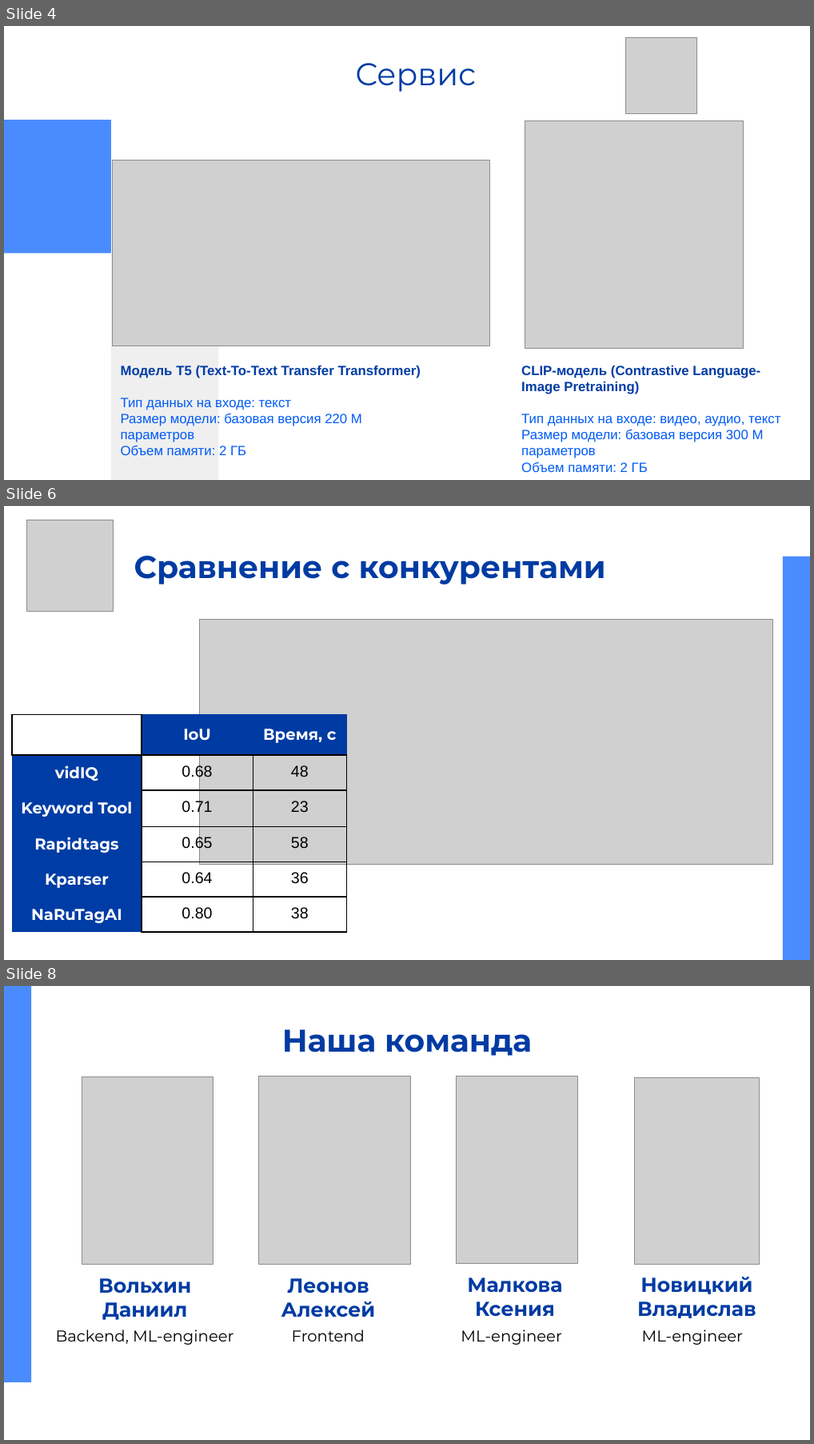
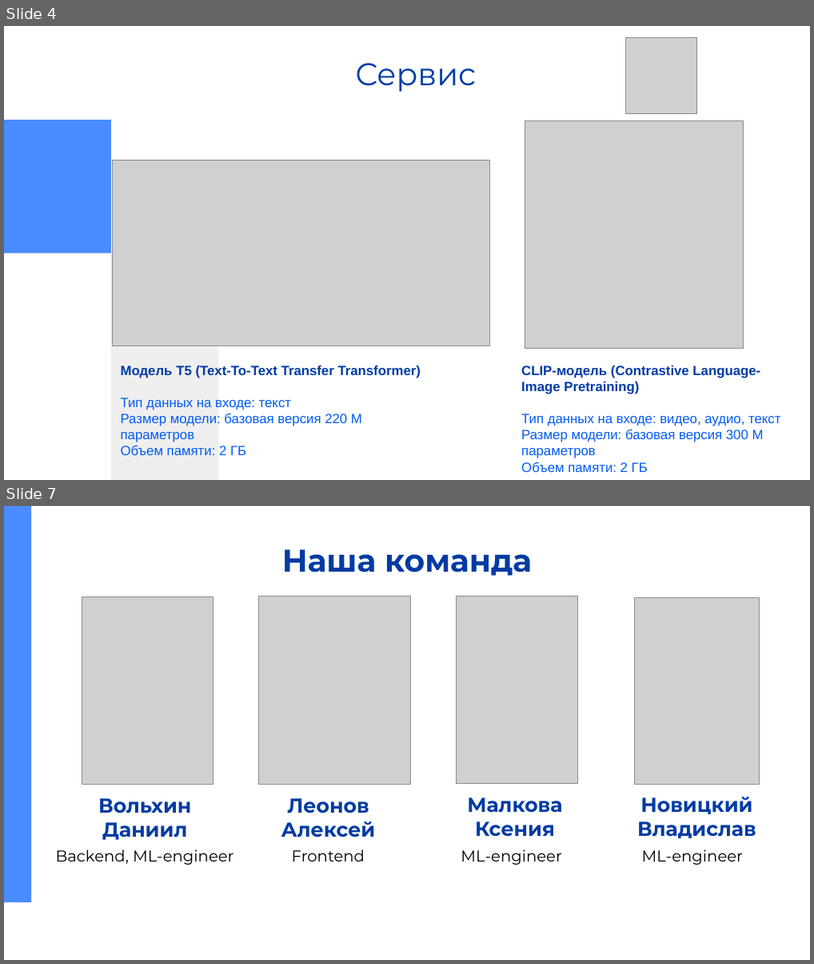
Before and after one commit to Prischli-Drink-Coffee/NaRuTagAI, a slide deck: src/images/NaRuTagAI.pptx. Shown one above the other, each under a label of ours: slides 4, 6 and 8 before the commit, slides 4 and 7 after it; the slides between them are not shown. The pictures are 814x1444 and 814x964 pixels, drawn with LibreOffice and Linux fonts; fonts in the diff are those of the drawing; grey boxes stand for pictures. Boxes give left, top, right and bottom in pixels: in the first picture for what was removed or moved away, otherwise in the second. Text is boxed around its words. In the diff, an @@ line names an element or a change of style, - is before the commit and + after.

```diff
--- a/src/images/NaRuTagAI.pptx
+++ b/src/images/NaRuTagAI.pptx
@@ slide 6 removed at <box>4,506,810,960</box>, background #FFFFFF @@
@@ picture removed at <box>26,520,113,612</box> @@
@@ title removed at <box>134,556,606,584</box> @@
-Сравнение с конкурентами
@@ rectangle removed at <box>783,557,810,960</box> @@
@@ picture removed at <box>200,619,774,864</box> @@
@@ table removed at <box>12,714,346,930</box>, 6 rows, 3 columns @@
- | IoU | Время, с
-vidIQ | 0.68 | 48
-Keyword Tool | 0.71 | 23
-Rapidtags | 0.65 | 58
-Kparser | 0.64 | 36
-NaRuTagAI | 0.80 | 38
@@ what was slide 8 is now slide 7 @@
```
Also in this commit, not shown: 1 slide changed, 1 slide added, 1 other slide removed, 18 other files.
